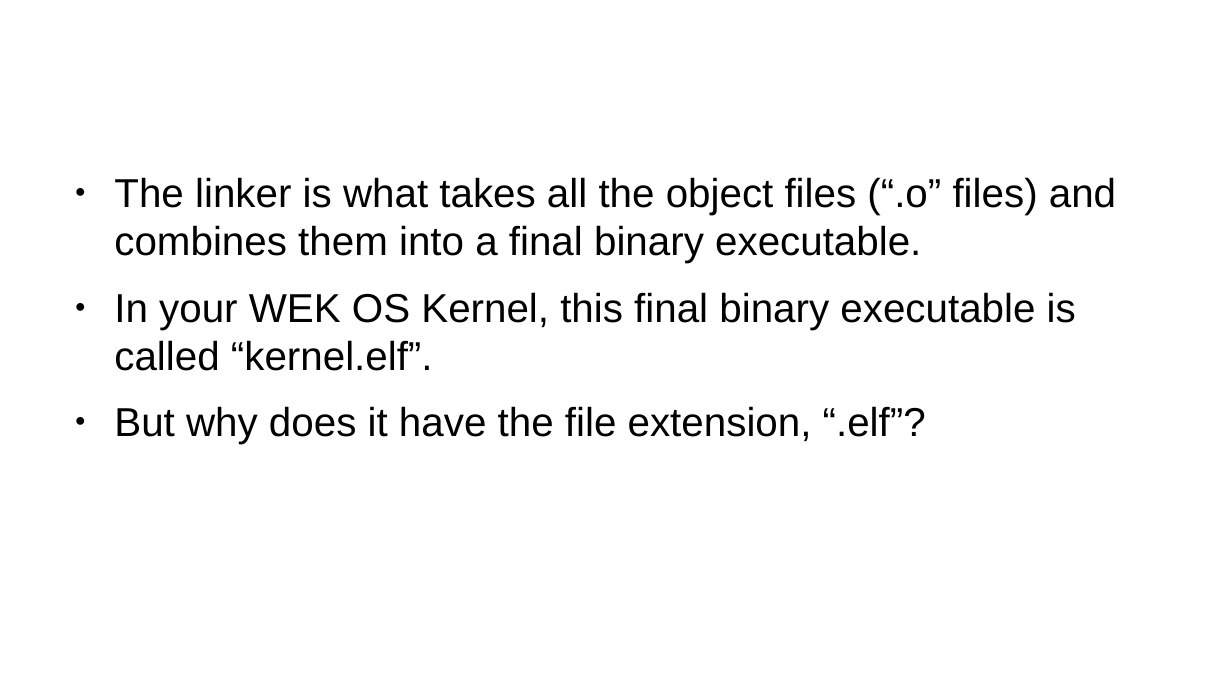
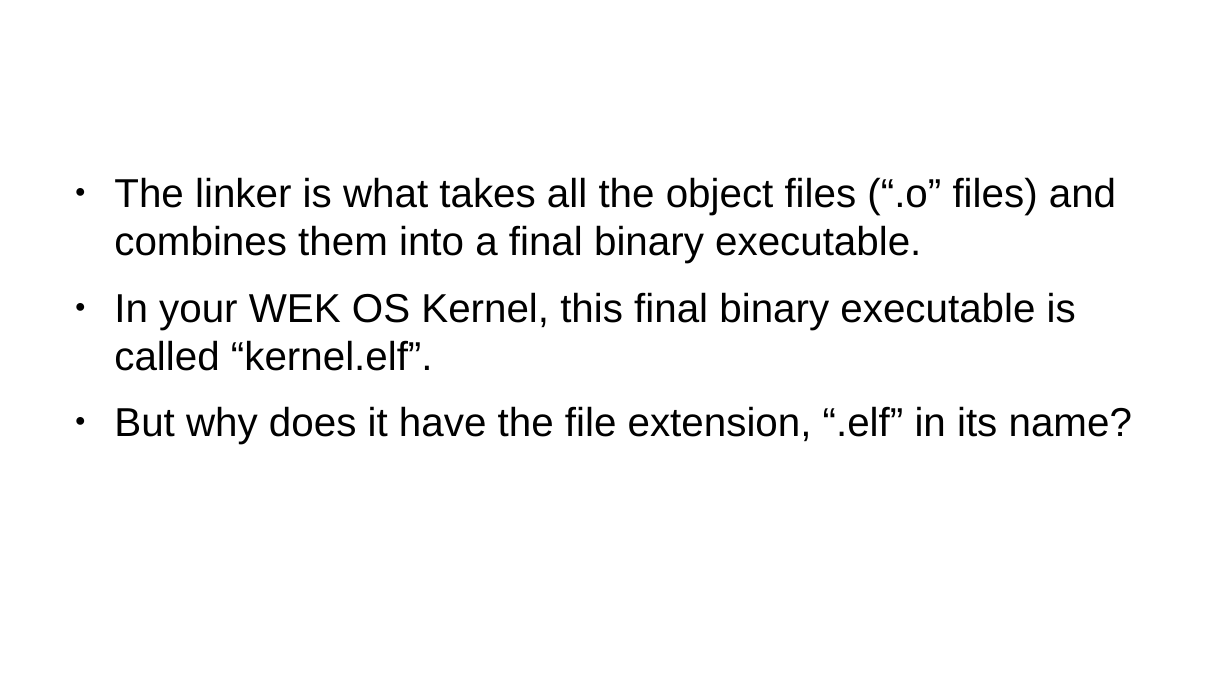
Before and after one commit to latentPrion/work-experience-kernel, a slide deck: slide 8 of part-02-the-basics-toolchains-and-first-execution.odp. Drawn at 1232x693 pixels with LibreOffice and Linux fonts; fonts in the diff are those of the drawing; background and template pictures are left out. Boxes give left, top, right and bottom in pixels: in the first picture for what was removed or moved away, otherwise in the second. Text is boxed around its words. In the diff, an @@ line names an element or a change of style, - is before the commit and + after.

```diff
--- a/part-02-the-basics-toolchains-and-first-execution.odp
+++ b/part-02-the-basics-toolchains-and-first-execution.odp
@@ text at (x1=114, y1=406, x2=1132, y2=444): text changed @@
-● But why does it have the file extension, “.elf”?
+● But why does it have the file extension, “.elf” in its name?
```
Also in this commit, not shown: 3 other slides changed, 1 other file.
